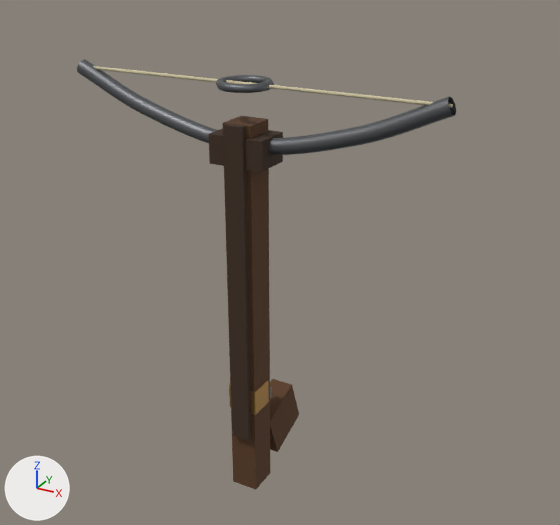
Before and after pictures for a commit that changed the glTF model src/assets/source/ranged-weapons/crossbow-v1.glb.
Rendered twice from a camera (50 mm lens) standing at (0.653, -1.09, 0.897) and looking at (0.02, 0.06, 0.322). The lights are fixed; the arrows at lower left show +X, +Y and +Z. The picture after the commit comes second. Where no turn or scale is listed for an object, it has been applied to the vertices. Vertices at exactly the same position are counted once.

Script lines for the objects in view, before the commit:
```python
ob_mesh_0 = bpy.data.objects.new('Mesh_0', me_mesh_0)
ob_mesh_0.location = (0.0, -0.02, 0.24)
ob_mesh_1 = bpy.data.objects.new('Mesh_1', me_mesh_1)
ob_mesh_1.location = (0.0, -0.054, 0.3)
ob_mesh_2 = bpy.data.objects.new('Mesh_2', me_mesh_2)
ob_mesh_2.location = (0.0, 0.075, -0.03)
ob_mesh_3 = bpy.data.objects.new('Mesh_3', me_mesh_3)
ob_mesh_3.location = (0.0, -0.025, 0.08)
ob_mesh_5 = bpy.data.objects.new('Mesh_5', me_mesh_5)
ob_mesh_5.location = (0.0, 0.0, 0.0)
ob_mesh_6 = bpy.data.objects.new('Mesh_6', me_mesh_6)
ob_mesh_6.location = (0.0, -0.02, 0.555)
ob_mesh_7 = bpy.data.objects.new('Mesh_7', me_mesh_7)
ob_mesh_7.location = (0.0, 0.0, 0.0)
ob_mesh_8 = bpy.data.objects.new('Mesh_8', me_mesh_8)
ob_mesh_8.location = (0.0, -0.02, 0.66)
```
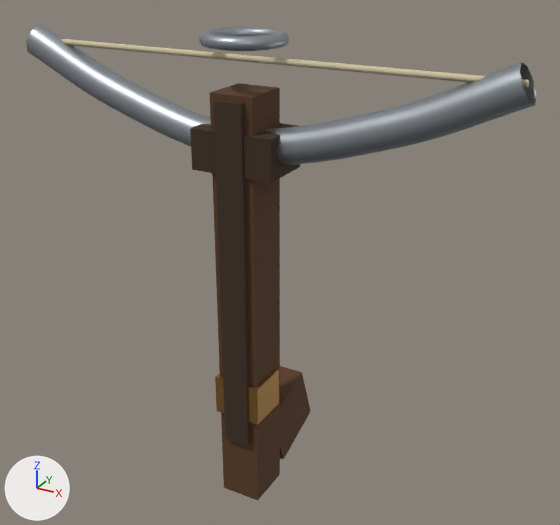
Location of each change, (x1, y1, x2, y2) in pixels of the pictures (560 x 525 px):
'Mesh_5', recoloured, reshaped (35% wider, 46% taller): before (77, 59, 456, 155); after (26, 24, 537, 165)
'Mesh_0', rescaled (50% wider, 11% taller): before (223, 116, 270, 490); after (209, 83, 280, 500)
'Mesh_1', moved, rescaled (31% wider, 9% taller): before (223, 123, 251, 441); after (214, 100, 251, 446)
'Mesh_7', reshaped (30% wider, 16% taller): before (93, 66, 453, 108); after (61, 39, 529, 88)
'Mesh_6', rescaled (46% wider, 36% taller): before (208, 128, 283, 172); after (190, 123, 300, 183)
'Mesh_8', recoloured, reshaped, moved (54% wider, 32% taller): before (216, 75, 274, 93); after (199, 27, 289, 51)
'Mesh_2', moved, rescaled: before (270, 379, 299, 452); after (280, 366, 311, 460)
'Mesh_3', moved, rescaled (59% wider, 54% taller): before (229, 379, 269, 415); after (215, 369, 279, 425)

Patch to the scene script:
```diff
--- a/src/assets/source/ranged-weapons/crossbow-v1.glb.py
+++ b/src/assets/source/ranged-weapons/crossbow-v1.glb.py
@@ mat_steel @@
 mat_steel = principled_material('Steel')
-mat_steel.base_color = (0.153, 0.159, 0.168)  # grey #6d6f72
+mat_steel.base_color = (0.361, 0.392, 0.423)  # grey #a2a8ae
 mat_steel.metallic = 0.85
@@ me_mesh_0 @@
-me_mesh_0.from_pydata(...)  # 8 vertices, 12 faces; spans x -0.026..0.026, y -0.029..0.029, z -0.36..0.36
+me_mesh_0.from_pydata(...)  # 8 vertices, 12 faces; spans x -0.039..0.039, y -0.044..0.044, z -0.39..0.39
+# me_mesh_0 part 1: the whole mesh is scaled about its middle by (1.5, 1.52, 1.08)
 me_mesh_0.materials.append(mat_wood)
@@ me_mesh_1 @@
-me_mesh_1.from_pydata(...)  # 8 vertices, 12 faces; spans x -0.018..0.018, y -0.006..0.006, z -0.3..0.3
+me_mesh_1.from_pydata(...)  # 8 vertices, 12 faces; spans x -0.025..0.025, y -0.008..0.008, z -0.32..0.32
+# me_mesh_1 part 2: the whole mesh is scaled about its middle by (1.39, 1.33, 1.07)
 me_mesh_1.materials.append(mat_haft)
@@ me_mesh_2 @@
-me_mesh_2.from_pydata(...)  # 8 vertices, 12 faces; spans x -0.023..0.023, y -0.0641..0.0641, z -0.0641..0.0641
+me_mesh_2.from_pydata(...)  # 8 vertices, 12 faces; spans x -0.033..0.033, y -0.0833..0.0833, z -0.0833..0.0833
+# me_mesh_2 part 3: the whole mesh is scaled about its middle by (1.43, 1.3, 1.3)
 me_mesh_2.materials.append(mat_wood)
@@ me_mesh_3 @@
-me_mesh_3.from_pydata(...)  # 8 vertices, 12 faces; spans x -0.028..0.028, y -0.025..0.025, z -0.025..0.025
+me_mesh_3.from_pydata(...)  # 8 vertices, 12 faces; spans x -0.045..0.045, y -0.04..0.04, z -0.0375..0.0375
+# me_mesh_3 part 4: the whole mesh is scaled about its middle by (1.61, 1.6, 1.5)
 me_mesh_3.materials.append(mat_antique_brass)
@@ me_mesh_5 @@
-me_mesh_5.from_pydata(...)  # 232 vertices, 448 faces; spans x -0.346..0.346, y -0.034..-0.006, z 0.546..0.673
+me_mesh_5.from_pydata(...)  # 232 vertices, 448 faces; spans x -0.452..0.452, y -0.05..0.01, z 0.53..0.727
+# me_mesh_5 part 5: 232 of 232 vertices moved; they spanned x -0.346..0.346, y -0.034..-0.006, z 0.546..0.673 and now span x -0.452..0.452, y -0.05..0.01, z 0.53..0.727; mean shift (0.0, 0.0, 0.018)
 me_mesh_5.materials.append(mat_steel)
@@ me_mesh_6 @@
-me_mesh_6.from_pydata(...)  # 8 vertices, 12 faces; spans x -0.05..0.05, y -0.035..0.035, z -0.025..0.025
+me_mesh_6.from_pydata(...)  # 8 vertices, 12 faces; spans x -0.075..0.075, y -0.05..0.05, z -0.035..0.035
+# me_mesh_6 part 6: the whole mesh is scaled about its middle by (1.5, 1.43, 1.4)
 me_mesh_6.materials.append(mat_haft)
@@ me_mesh_7 @@
-me_mesh_7.from_pydata(...)  # 14 vertices, 24 faces; spans x -0.34..0.34, y -0.023..-0.017, z 0.657..0.663
+me_mesh_7.from_pydata(...)  # 14 vertices, 24 faces; spans x -0.44..0.44, y -0.025..-0.014, z 0.695..0.705
+# me_mesh_7 part 7: 14 of 14 vertices moved; they spanned x -0.34..0.34, y -0.023..-0.017, z 0.657..0.663 and now span x -0.44..0.44, y -0.025..-0.014, z 0.695..0.705; mean shift (0.0, 0.0, 0.04)
 me_mesh_7.materials.append(mat_cord)
@@ me_mesh_8 @@
-me_mesh_8.from_pydata(...)  # 105 vertices, 168 faces; spans x -0.047..0.047, y -0.0458..0.0458, z -0.0061..0.0061
+me_mesh_8.from_pydata(...)  # 136 vertices, 224 faces; spans x -0.071..0.071, y -0.071..0.071, z -0.0107..0.0107
+# me_mesh_8 part 8: 105 vertices removed from x -0.047..0.047, y -0.0458..0.0458, z -0.0061..0.0061; 136 vertices added at x -0.071..0.071, y -0.071..0.071, z -0.0107..0.0107
 me_mesh_8.materials.append(mat_steel)
@@ ob_mesh_0 @@
 ob_mesh_0 = bpy.data.objects.new('Mesh_0', me_mesh_0)
-ob_mesh_0.location = (0.0, -0.02, 0.24)
+ob_mesh_0.location = (0.0, -0.02, 0.26)
@@ ob_mesh_1 @@
 ob_mesh_1 = bpy.data.objects.new('Mesh_1', me_mesh_1)
-ob_mesh_1.location = (0.0, -0.054, 0.3)
+ob_mesh_1.location = (0.0, -0.066, 0.32)
@@ ob_mesh_2 @@
 ob_mesh_2 = bpy.data.objects.new('Mesh_2', me_mesh_2)
-ob_mesh_2.location = (0.0, 0.075, -0.03)
+ob_mesh_2.location = (0.0, 0.09, -0.03)
@@ ob_mesh_3 @@
 ob_mesh_3 = bpy.data.objects.new('Mesh_3', me_mesh_3)
-ob_mesh_3.location = (0.0, -0.025, 0.08)
+ob_mesh_3.location = (0.0, -0.03, 0.09)
@@ ob_mesh_8 @@
 ob_mesh_8 = bpy.data.objects.new('Mesh_8', me_mesh_8)
-ob_mesh_8.location = (0.0, -0.02, 0.66)
+ob_mesh_8.location = (0.0, -0.02, 0.73)
```
